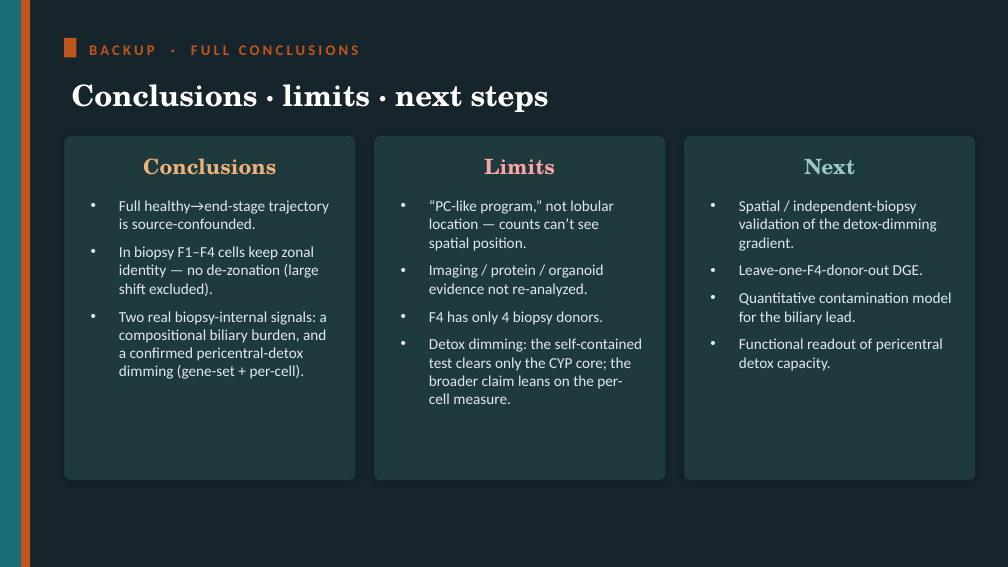
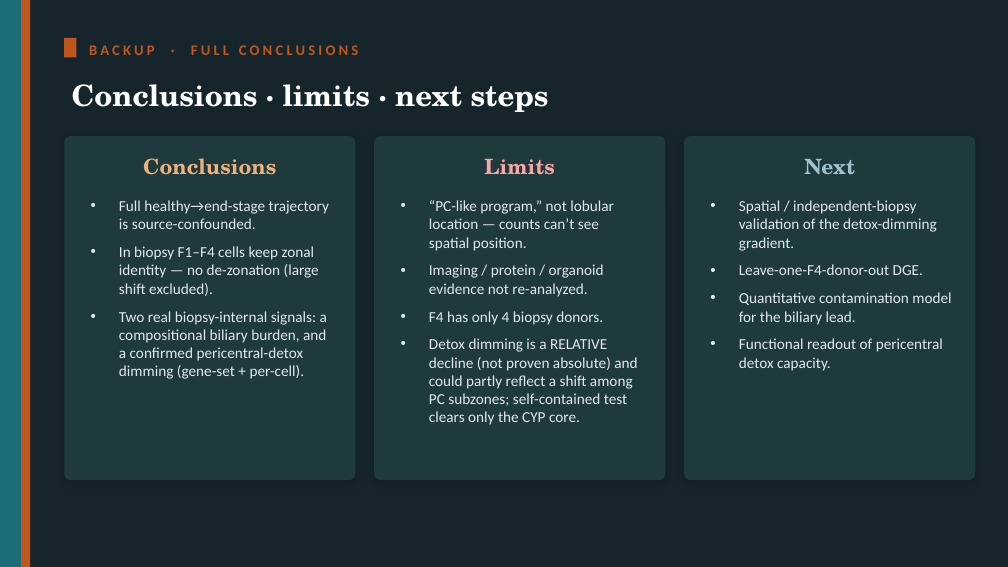
Before and after one commit to roeetekoah/liver-zonation, a slide deck: slide 29 of presentation/MASLD_zonation.pptx (slide 27 before the commit). Drawn at 1008x567 pixels with LibreOffice and Linux fonts; fonts in the diff are those of the drawing. Boxes give left, top, right and bottom in pixels: in the first picture for what was removed or moved away, otherwise in the second. Text is boxed around its words. In the diff, an @@ line names an element or a change of style, - is before the commit and + after.

```diff
--- a/presentation/MASLD_zonation.pptx
+++ b/presentation/MASLD_zonation.pptx
@@ text at (x1=429, y1=338, x2=637, y2=425): text changed @@
-• Detox dimming: the self-contained test clears only the CYP core; the broader claim leans on the per-cell measure.
+• Detox dimming is a RELATIVE decline (not proven absolute) and could partly reflect a shift among PC subzones; self-contained test clears only the CYP core.
```
Also in this commit, not shown: 17 other slides changed, 4 slides added, 2 slides removed, 4 other files.
